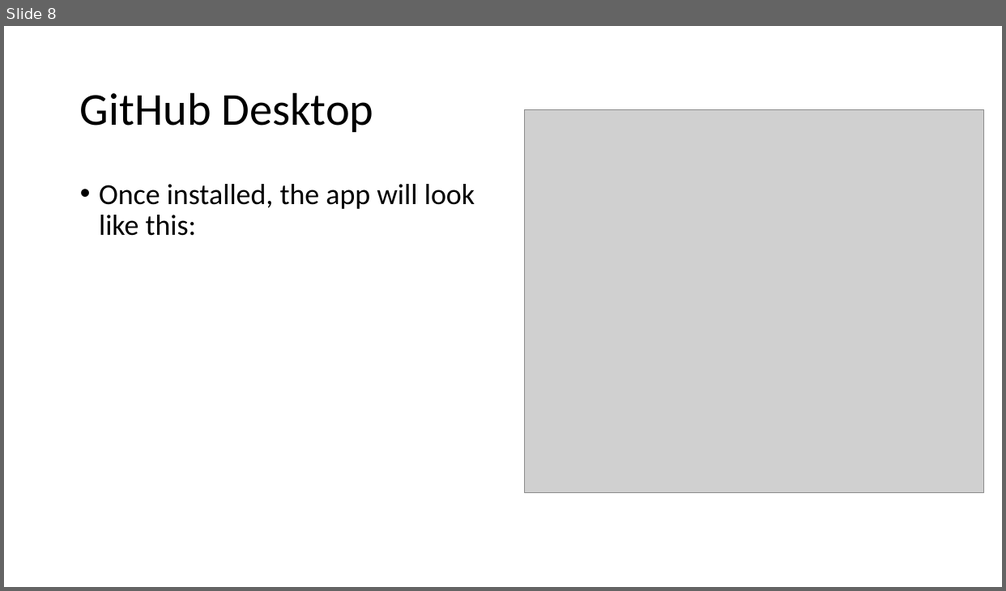
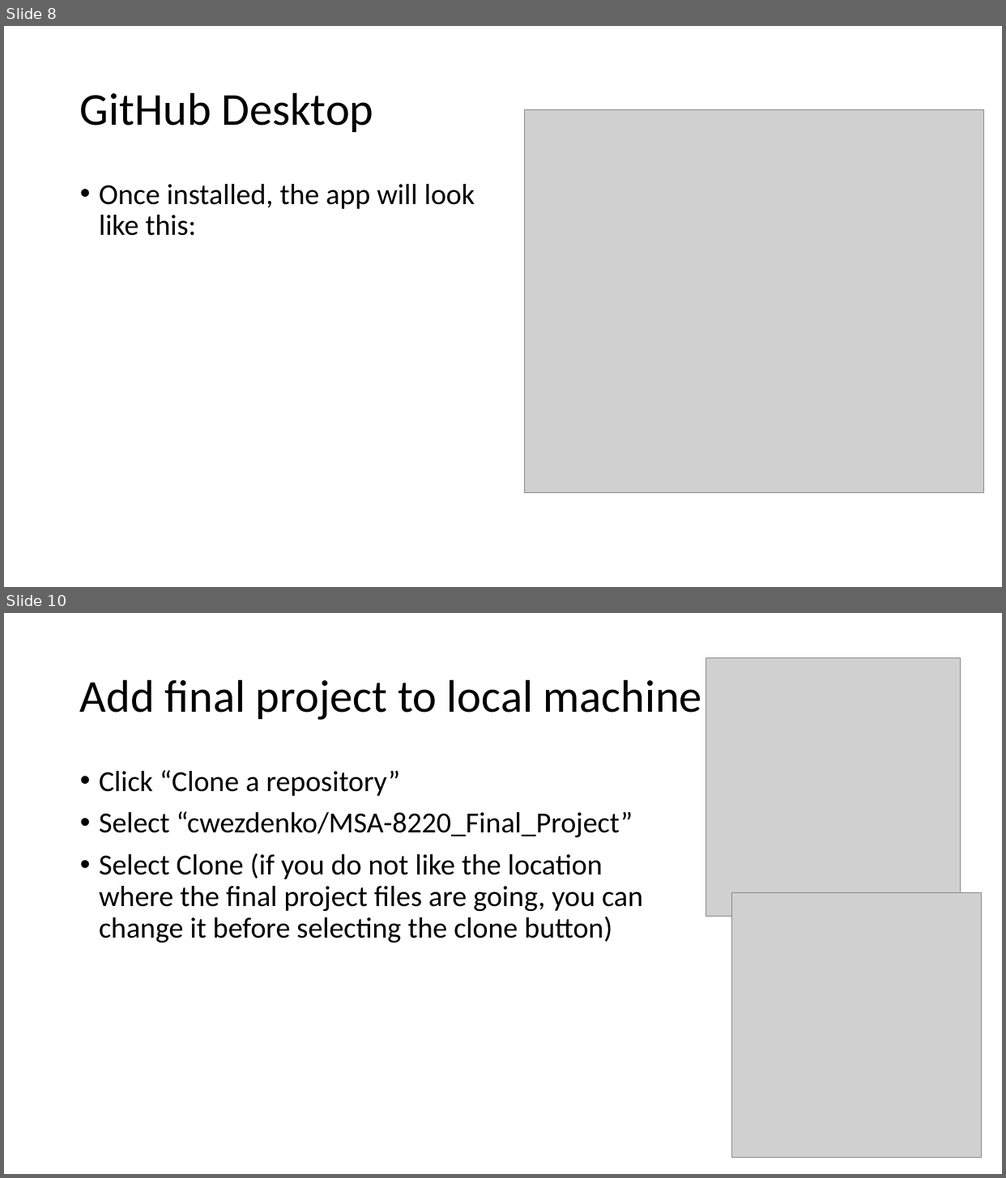
Before and after one commit to cwezdenko/MSA-8220_Final_Project, a slide deck: Git Hub Account.pptx. Shown one above the other, each under a label of ours: slide 8 before the commit, slides 8 and 10 after it; the slides between them are not shown. The pictures are 1006x591 and 1006x1178 pixels, drawn with LibreOffice and Linux fonts; fonts in the diff are those of the drawing; grey boxes stand for pictures. Boxes give left, top, right and bottom in pixels: in the first picture for what was removed or moved away, otherwise in the second. Text is boxed around its words. In the diff, an @@ line names an element or a change of style, - is before the commit and + after.

```diff
--- a/Git Hub Account.pptx
+++ b/Git Hub Account.pptx
@@ slide 10 added at (4,613,1002,1174), background #FFFFFF @@
@@ picture added at (706,658,961,916) @@
@@ title added at (80,679,702,720), 44 pt, text #000000 @@
+Add final project to local machine
@@ text added at (99,770,643,943), 28 pt, text #000000 @@
+• Click “Clone a repository”
+• Select “cwezdenko/MSA-8220_Final_Project”
+• Select Clone (if you do not like the location where the final project files are going, you can change it before selecting the clone button)
@@ picture added at (732,893,982,1158) @@
```
Also in this commit, not shown: 2 other slides added.
